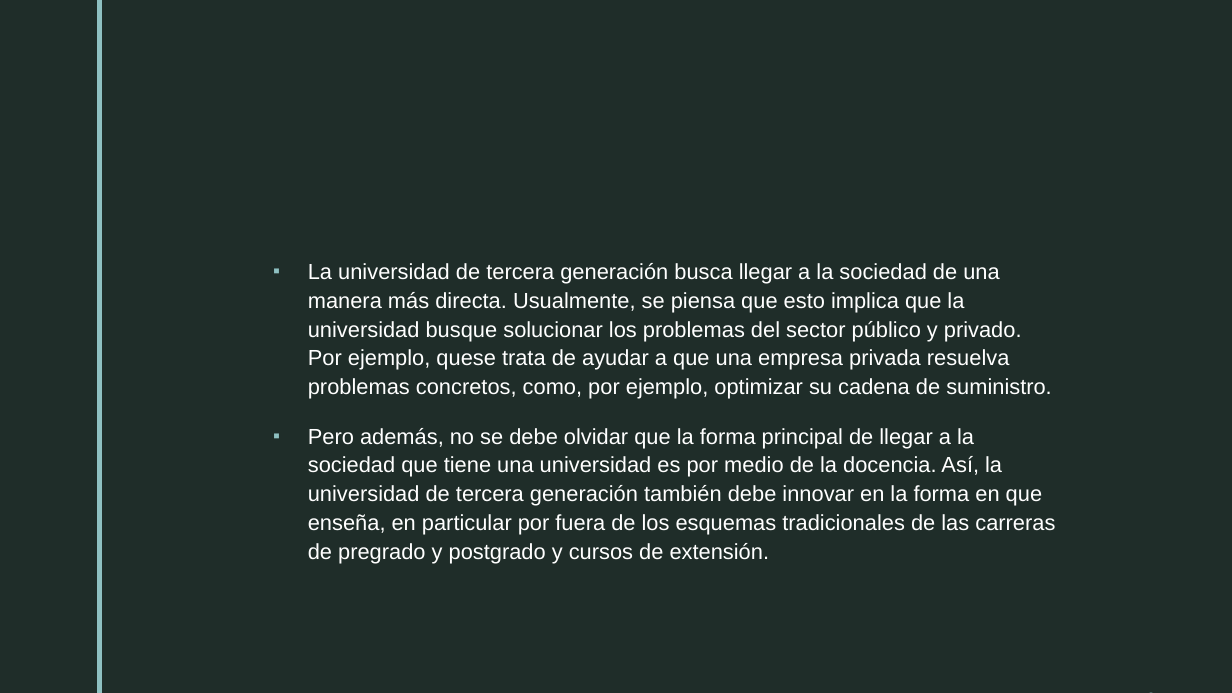
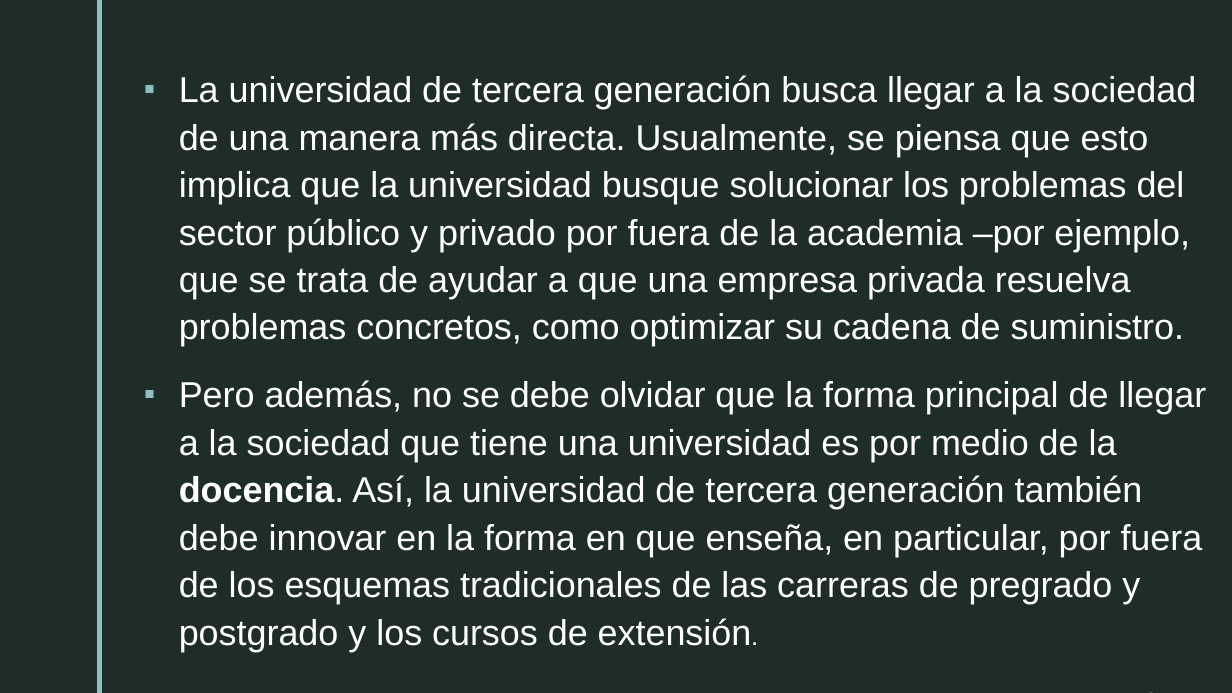
Before and after one commit to jcunisabana/philandfilm, a slide deck: slide 4 of luces en la niebla.pptx. Drawn at 1232x693 pixels with LibreOffice and Linux fonts; fonts in the diff are those of the drawing; background and template pictures are left out. Boxes give left, top, right and bottom in pixels: in the first picture for what was removed or moved away, otherwise in the second. Text is boxed around its words. In the diff, an @@ line names an element or a change of style, - is before the commit and + after.

```diff
--- a/luces en la niebla.pptx
+++ b/luces en la niebla.pptx
@@ text at (179, 75, 1206, 652): text changed; size 17 to 28 pt @@
-▪ La universidad de tercera generación busca llegar a la sociedad de una manera más directa. Usualmente, se piensa que esto implica que la universidad busque solucionar los problemas del sector público y privado. Por ejemplo, quese trata de ayudar a que una empresa privada resuelva problemas concretos, como, por ejemplo, optimizar su cadena de suministro.
-▪ Pero además, no se debe olvidar que la forma principal de llegar a la sociedad que tiene una universidad es por medio de la docencia. Así, la universidad de tercera generación también debe innovar en la forma en que enseña, en particular por fuera de los esquemas tradicionales de las carreras de pregrado y postgrado y cursos de extensión.
+▪ La universidad de tercera generación busca llegar a la sociedad de una manera más directa. Usualmente, se piensa que esto implica que la universidad busque solucionar los problemas del sector público y privado por fuera de la academia –por ejemplo, que se trata de ayudar a que una empresa privada resuelva problemas concretos, como optimizar su cadena de suministro.
+▪ Pero además, no se debe olvidar que la forma principal de llegar a la sociedad que tiene una universidad es por medio de la docencia. Así, la universidad de tercera generación también debe innovar en la forma en que enseña, en particular, por fuera de los esquemas tradicionales de las carreras de pregrado y postgrado y los cursos de extensión.
```
Also in this commit, not shown: 8 other slides changed, 2 slides added, 2 slides removed, 1 other file.
